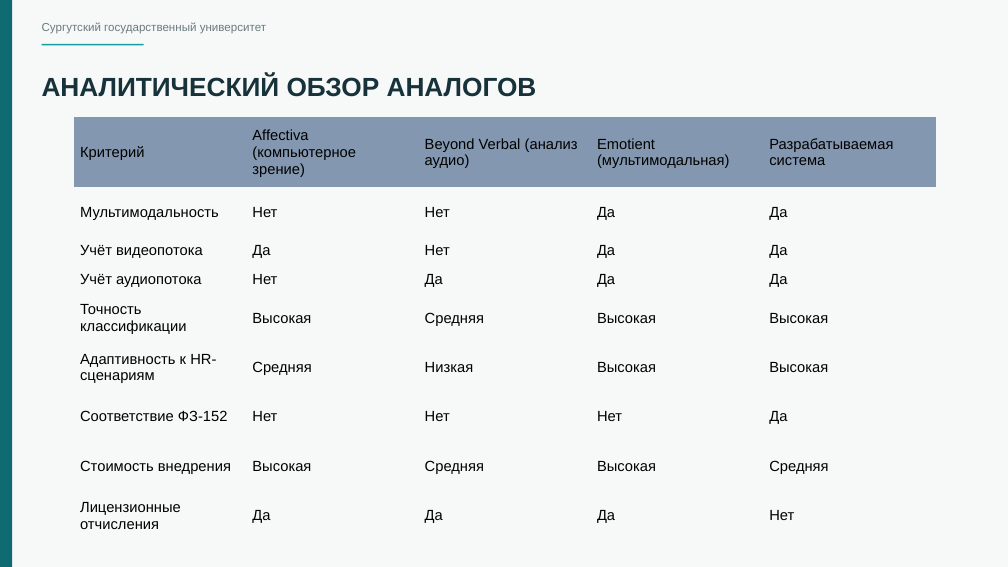
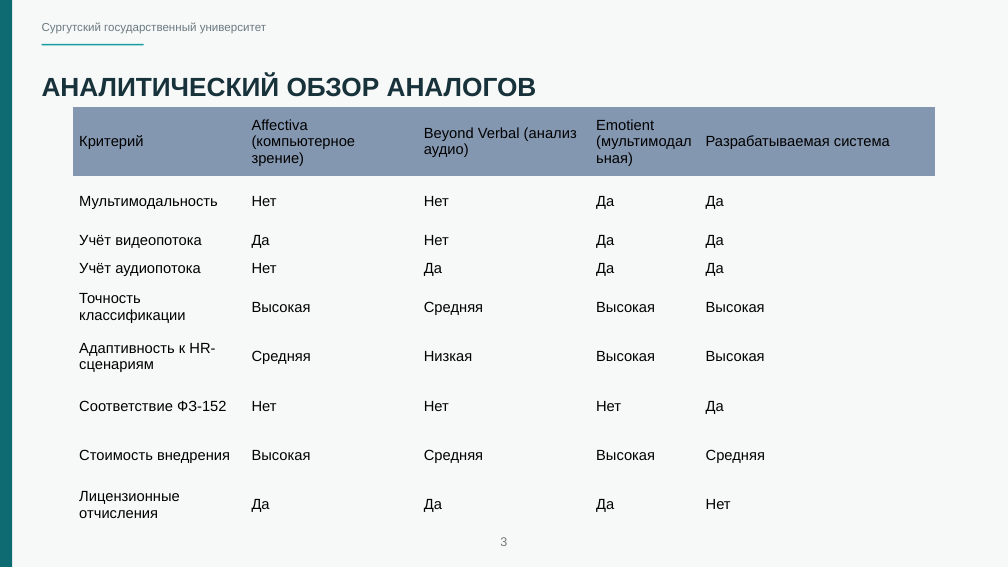
Before and after one commit to Hetsunya/diplom-docs, a slide deck: slide 4 of вкр/презентация-по_ВКР_Демьянцев_Виталий_Владиславович_606_22.pptx. Drawn at 1008x567 pixels with LibreOffice and Linux fonts; fonts in the diff are those of the drawing. Boxes give left, top, right and bottom in pixels: in the first picture for what was removed or moved away, otherwise in the second. Text is boxed around its words. In the diff, an @@ line names an element or a change of style, - is before the commit and + after.

```diff
--- a/вкр/презентация-по_ВКР_Демьянцев_Виталий_Владиславович_606_22.pptx
+++ b/вкр/презентация-по_ВКР_Демьянцев_Виталий_Владиславович_606_22.pptx
@@ table: place and size @@
-table at [74,117,936,541]
+table at [73,107,935,530]
@@ page number added at [500,537,507,546], 12 pt, text #797979 @@
+3
```
Also in this commit, not shown: 15 other slides changed.
